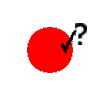
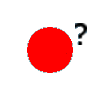
The second 100 × 100 image is a revision of the first. Changes to its layers:
painted on "Background" over [60, 29, 77, 54]
